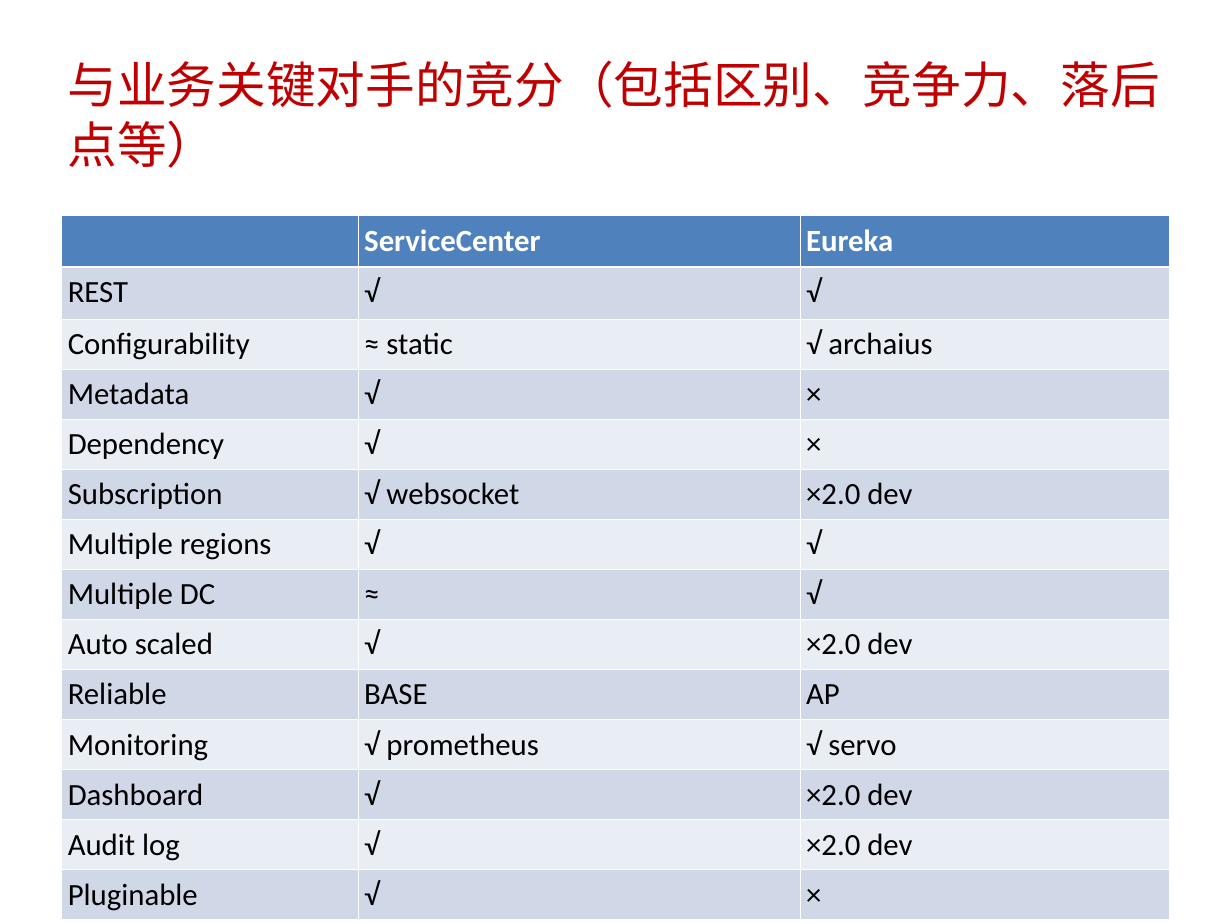
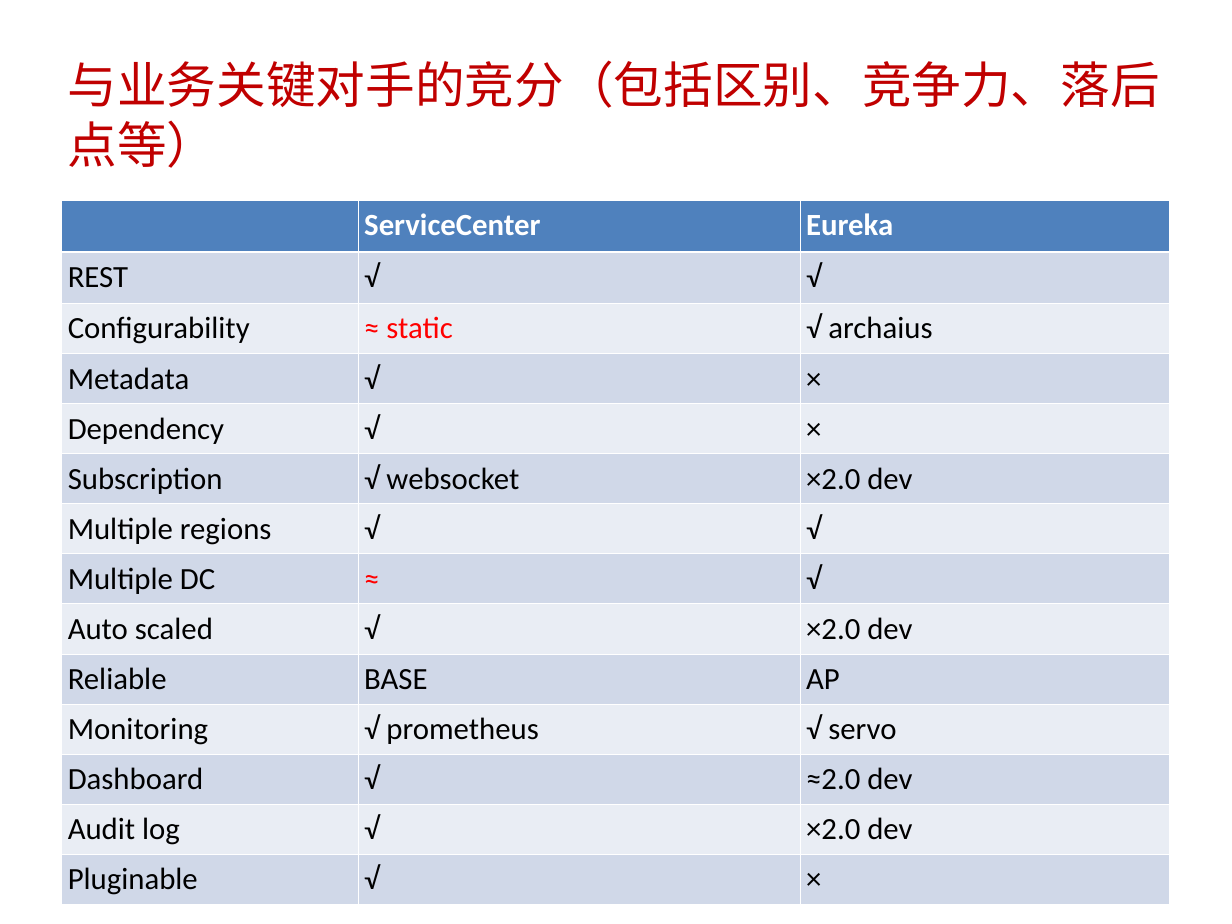
Before and after one commit to little-cui/sc-tester, a slide deck: slide 4 of doc/analysis.ppt. Drawn at 1232x924 pixels with LibreOffice and Linux fonts; fonts in the diff are those of the drawing. Boxes give left, top, right and bottom in pixels: in the first picture for what was removed or moved away, otherwise in the second. Text is boxed around its words. In the diff, an @@ line names an element or a change of style, - is before the commit and + after.

Commit message:
Update doc.

```diff
--- a/doc/analysis.ppt
+++ b/doc/analysis.ppt
@@ table at (62,200,1169,904) @@
-row 12, column 3: ×2.0 dev
+row 12, column 3: ≈2.0 dev
@@ text colour #000000 to #FF0000 in "≈ static", "≈" @@
@@ table: place and size @@
-table at (62,216,1169,920)
+table at (62,200,1169,904)
```
